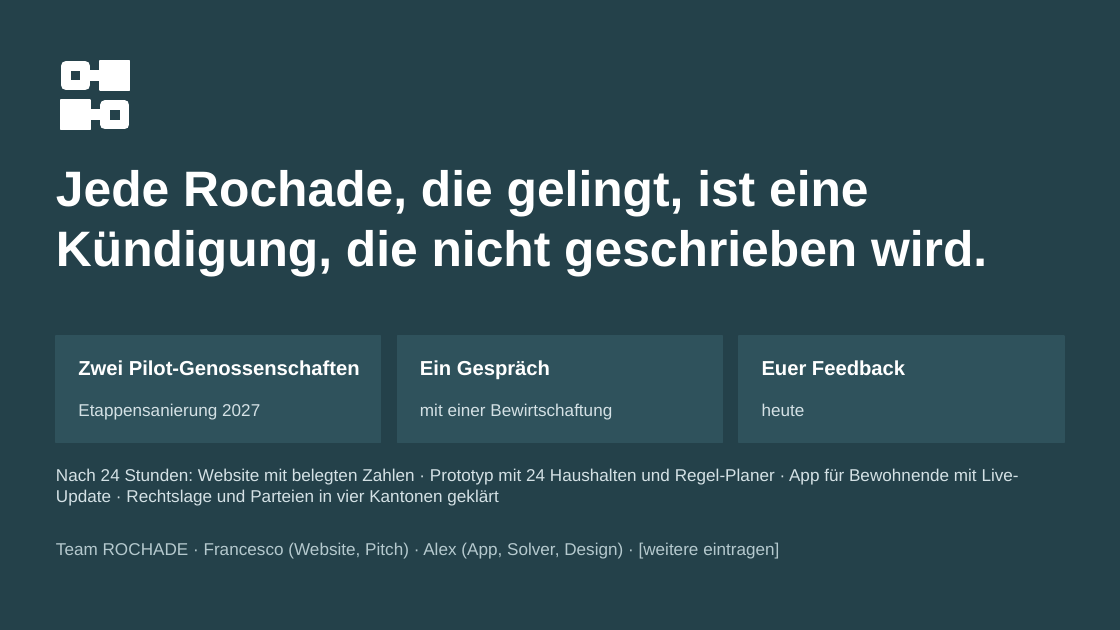
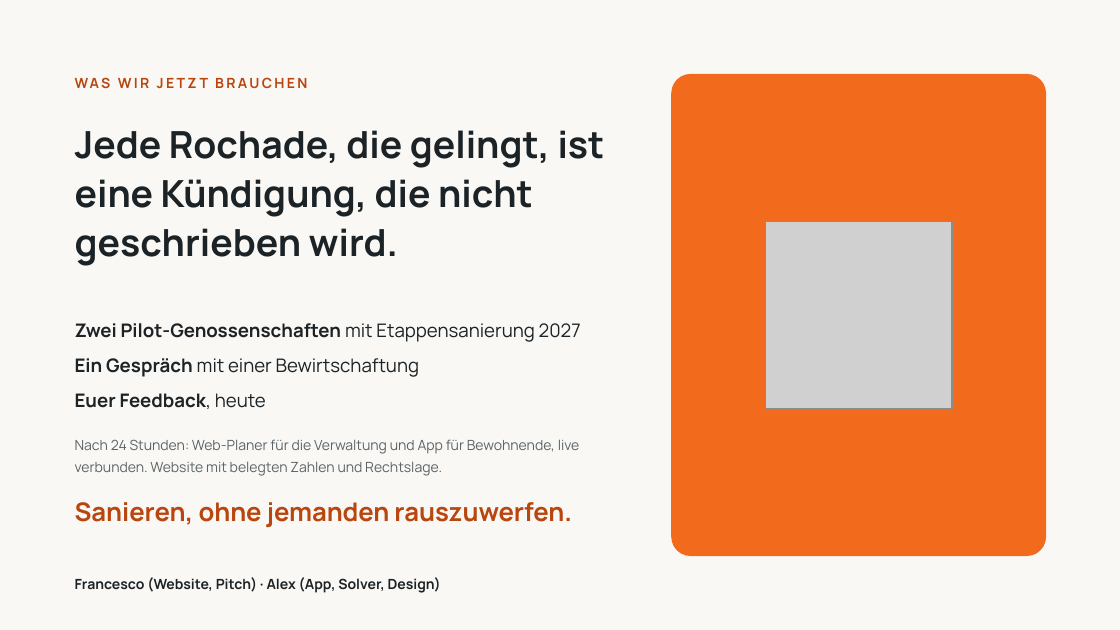
Before and after one commit to platret/ROCHADE, a slide deck: slide 10 of pitch/ROCHADE_Pitch.pptx. Drawn at 1120x630 pixels with LibreOffice and Linux fonts; fonts in the diff are those of the drawing; grey boxes stand for pictures. Boxes give left, top, right and bottom in pixels: in the first picture for what was removed or moved away, otherwise in the second. Text is boxed around its words. In the diff, an @@ line names an element or a change of style, - is before the commit and + after.

```diff
--- a/pitch/ROCHADE_Pitch.pptx
+++ b/pitch/ROCHADE_Pitch.pptx
@@ background #24414A to #FAF8F5 @@
@@ rectangle removed at bbox=[66, 66, 85, 85] @@
@@ text added at bbox=[75, 75, 600, 99], 9 pt, text #B8460E, bold @@
+WAS WIR JETZT BRAUCHEN
@@ rectangle removed at bbox=[91, 71, 101, 81] @@
@@ rectangle removed at bbox=[100, 60, 129, 90] @@
@@ rounded rectangle added at bbox=[672, 75, 1045, 556], fill #F26A1B, outline #F26A1B 1 pt @@
@@ rectangle removed at bbox=[60, 100, 90, 129] @@
@@ text "Jede Rochade, die gelingt, ist ...": place and size @@
-text "Jede Rochade, die gelingt, ist ..." at bbox=[56, 170, 987, 276]
+text "Jede Rochade, die gelingt, ist ..." at bbox=[75, 130, 605, 266]
@@ text "Jede Rochade, die gelingt, ist ..." at bbox=[75, 130, 605, 266]: size 32 to 24 pt, font Arial to Manrope, text colour #FFFFFF to #1C2326; line spacing 1 to 1.1 @@
@@ rectangle removed at bbox=[91, 110, 101, 120] @@
@@ rectangle removed at bbox=[105, 105, 124, 124] @@
@@ picture added at bbox=[765, 222, 952, 409] @@
@@ text at bbox=[75, 323, 581, 342]: text changed; size 13 to 12 pt; font Arial to Manrope; text colour #FFFFFF to #1C2326 @@
-Zwei Pilot-Genossenschaften
+Zwei Pilot-Genossenschaften mit Etappensanierung 2027
@@ rectangle removed at bbox=[56, 336, 381, 442] @@
@@ text at bbox=[75, 358, 420, 377]: text changed; size 11 to 12 pt; font Arial to Manrope; text colour #D4E1E5 to #1C2326 @@
-mit einer Bewirtschaftung
+Ein Gespräch mit einer Bewirtschaftung
@@ rectangle removed at bbox=[398, 336, 722, 442] @@
@@ rectangle removed at bbox=[739, 336, 1064, 442] @@
@@ text removed at bbox=[420, 360, 550, 380] @@
-Ein Gespräch
@@ text at bbox=[75, 393, 266, 409]: text changed; size 13 to 12 pt; font Arial to Manrope; text colour #FFFFFF to #1C2326 @@
-Euer Feedback
+Euer Feedback, heute
@@ text removed at bbox=[78, 403, 260, 420] @@
-Etappensanierung 2027
@@ text removed at bbox=[762, 403, 805, 416] @@
-heute
@@ text added at bbox=[75, 439, 580, 476], 9 pt, text #5B6468 @@
+Nach 24 Stunden: Web-Planer für die Verwaltung und App für Bewohnende, live verbunden. Website mit belegten Zahlen und Rechtslage.
@@ text removed at bbox=[56, 468, 1019, 506] @@
-Nach 24 Stunden: Website mit belegten Zahlen · Prototyp mit 24 Haushalten und Regel-Planer · App für Bewohnende mit Live-Update · Rechtslage und Parteien in vier Kantonen geklärt
@@ text added at bbox=[75, 502, 572, 527], 16.5 pt, text #B8460E, bold @@
+Sanieren, ohne jemanden rauszuwerfen.
@@ text at bbox=[75, 577, 441, 593]: text changed; size 11 to 9 pt; font Arial to Manrope; text colour #B5C9CE to #1C2326; bold on @@
-Team ROCHADE · Francesco (Website, Pitch) · Alex (App, Solver, Design) · [weitere eintragen]
+Francesco (Website, Pitch) · Alex (App, Solver, Design)
@@ text "Francesco (Website, Pitch) · Alex ..." at bbox=[75, 577, 441, 593]: vertical alignment middle to top @@
```
Also in this commit, not shown: 8 other slides changed, 1 slide added, 1 slide removed, 11 other files.
